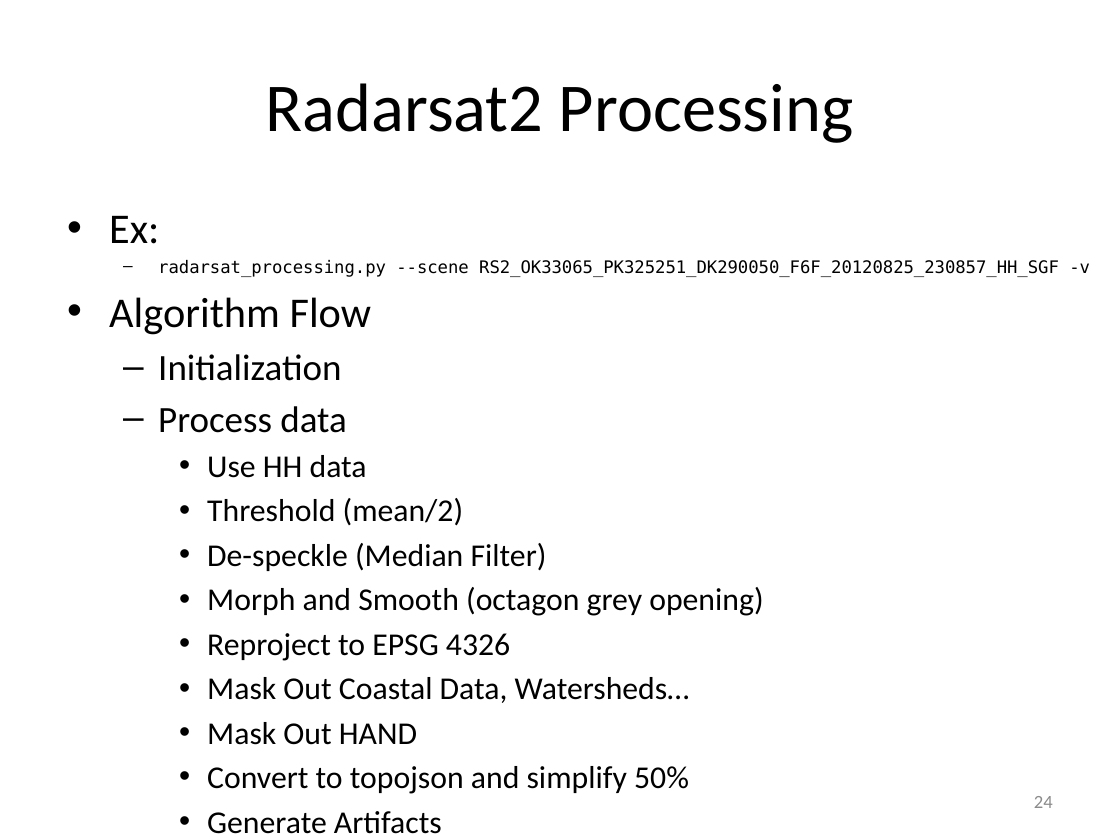
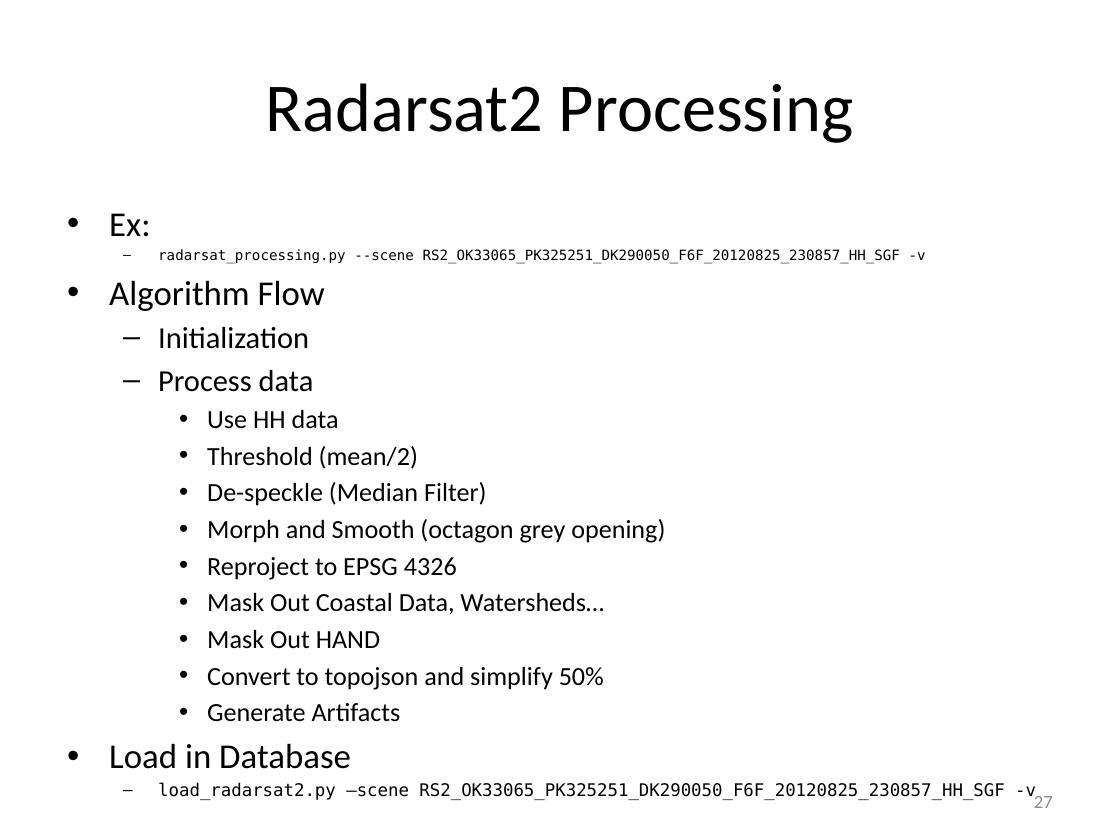
Before and after one commit to vightel/FloodMapsWorkshop, a slide deck: slide 27 of FloodMappingWorkshop.pptx (slide 24 before the commit). Drawn at 1120x840 pixels with LibreOffice and Linux fonts; fonts in the diff are those of the drawing. Boxes give left, top, right and bottom in pixels: in the first picture for what was removed or moved away, otherwise in the second. Text is boxed around its words. In the diff, an @@ line names an element or a change of style, - is before the commit and + after.

```diff
--- a/FloodMappingWorkshop.pptx
+++ b/FloodMappingWorkshop.pptx
@@ text at box(109, 213, 926, 722): size 27.2 to 22.4 pt in "Ex:", "Algorithm Flow"; size 11.1 to 9.1 pt in "radarsat_processing.py --scene RS2_OK33065_PK325251_DK290050 ..."; size 23.8 to 19.6 pt in "Initialization", "Process data"; size 20.4 to 16.8 pt in "Use HH data", "Threshold (mean/2)", "De-speckle (Median Filter)", "Morph and Smooth (octagon grey opening)" and 5 more places @@
@@ text at box(109, 743, 1036, 800): paragraphs added @@
+• Load in Database
+  – load_radarsat2.py –scene RS2_OK33065_PK325251_DK290050_F6F_20120825_230857_HH_SGF -v
@@ page number at box(1034, 796, 1053, 808): text changed @@
-24
+27
```
Also in this commit, not shown: 11 other slides changed, 5 slides added, 9 other files.
